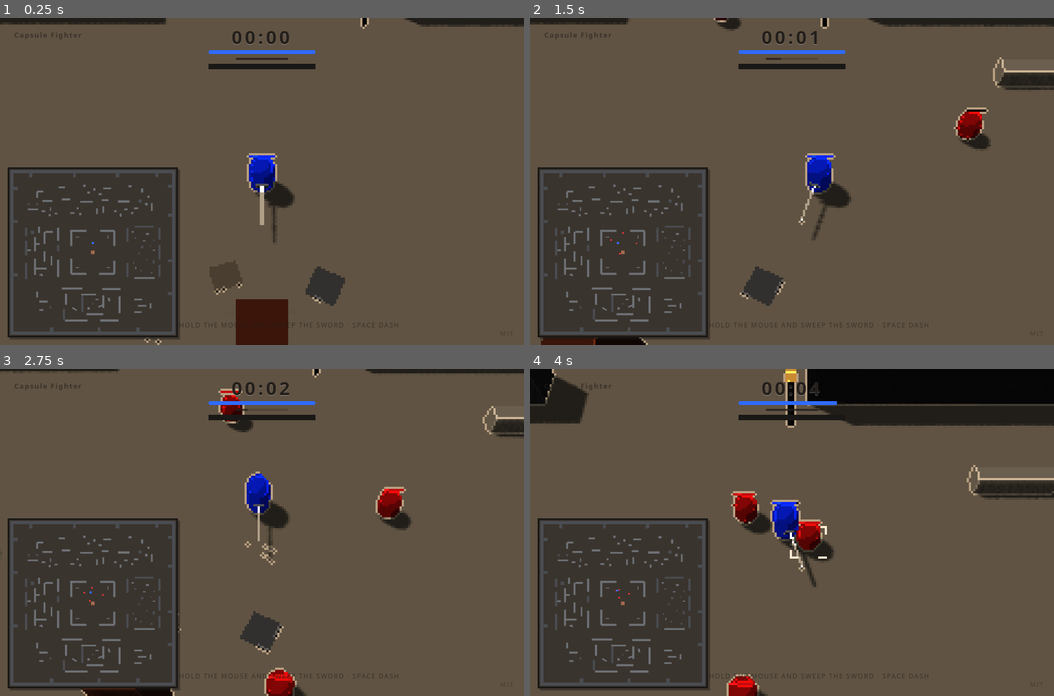
Above: before the commit, frames 1-4 (two rows, left to right).
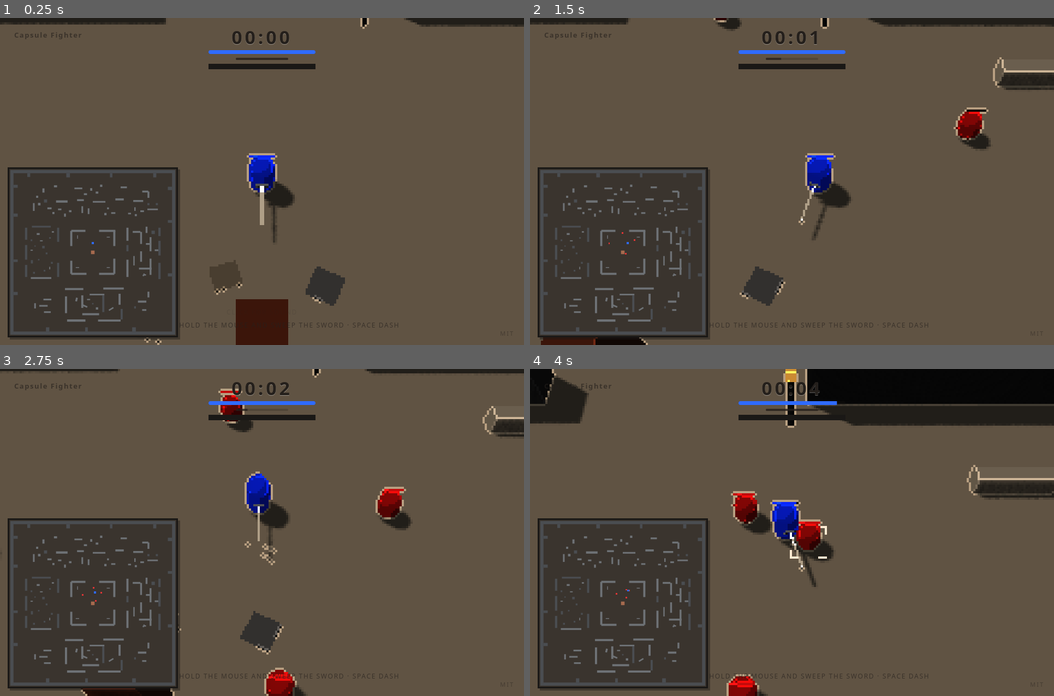
Above: after the commit, the same moments.

Repository: korea-games/capsule-fighter
Game: browser game, page index.html
The game is run twice, just before and just after one commit, with the same random seed, the same clock (stepped at 60 frames per second) and the same inputs.
Inputs (mouse positions are in pixels of both pictures, inside the frame that each line leads up to):
- Up to frame 1 (0.25 s): no input
- Up to frame 2 (1.5 s): click (792, 181) at 0.27 s; hold Right from 1.03 s (still down); tap Space at 1.1 s
- Up to frame 3 (2.75 s): release Right at 1.53 s; hold Down 1.58-1.85 s; tap Space at 1.6, 2.1, 2.6 s; hold Left 1.9-2.47 s; hold Up from 2.52 s (still down)
- Up to frame 4 (4 s): release Up at 2.82 s; hold Right 2.87-3.53 s; tap Space at 3.1, 3.6 s; hold Up 3.58-3.82 s; hold Left from 3.87 s (still down)

The runs differ from the first frame. In frame 1, 1.3% of the frame differs, in the area x 2-33%, y 47-96%; in frame 2, 1.4%; in frame 3, 1.4%; in frame 4, 1.4%.

Commit message:
Fix mirrored minimap

Diff:
--- a/js/render.js
+++ b/js/render.js
@@ -1359,7 +1359,9 @@
 
   function worldToMap(x, z) {
     const b = world.bounds;
-    const u = (x - b.minX) / (b.maxX - b.minX);
+    // Camera sits south of the player and looks +Z, so screen-right is world −X
+    // and screen-up is world +Z. The map uses that same orientation.
+    const u = (b.maxX - x) / (b.maxX - b.minX);
     const v = (b.maxZ - z) / (b.maxZ - b.minZ);
     return { x: 2 + u * (MAP_SIZE - 4), y: 2 + v * (MAP_SIZE - 4) };
   }
@@ -1369,7 +1371,7 @@
     const u = (px - 2) / (MAP_SIZE - 4);
     const v = (py - 2) / (MAP_SIZE - 4);
     return {
-      x: b.minX + u * (b.maxX - b.minX),
+      x: b.maxX - u * (b.maxX - b.minX),
       z: b.maxZ - v * (b.maxZ - b.minZ),
     };
   }
